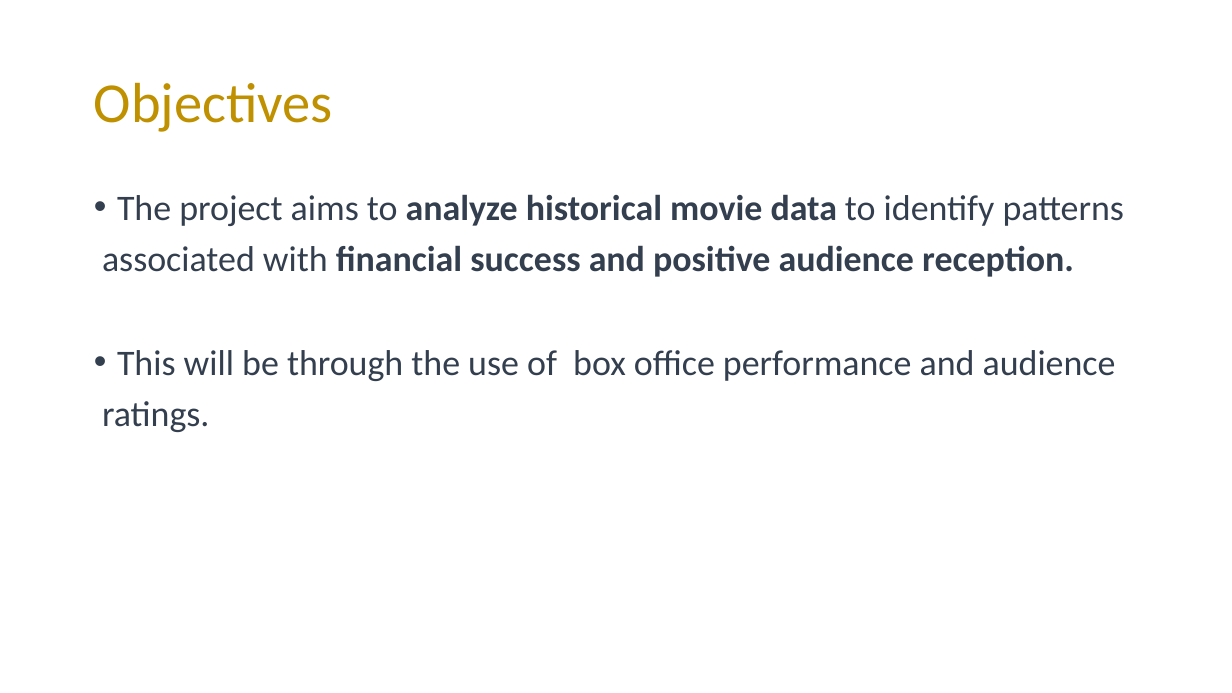
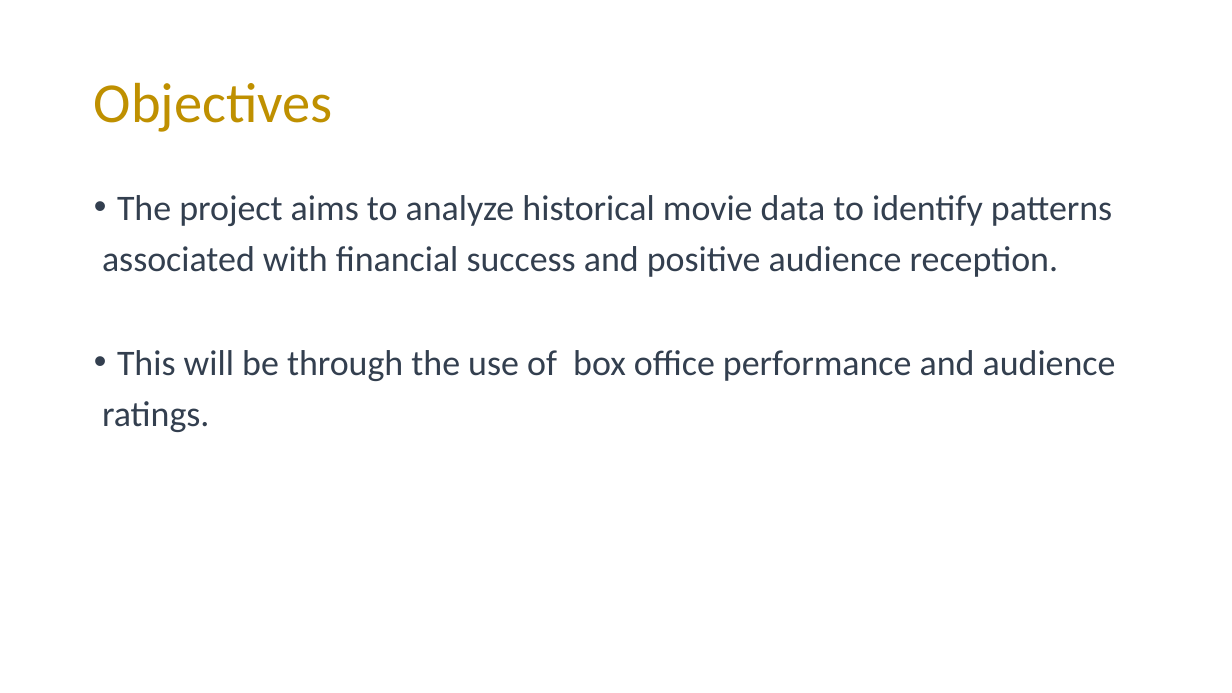
Before and after one commit to mading225/GROUP-6-PROJECT-, a slide deck: slide 5 of project.pptx. Drawn at 1232x693 pixels with LibreOffice and Linux fonts; fonts in the diff are those of the drawing. Boxes give left, top, right and bottom in pixels: in the first picture for what was removed or moved away, otherwise in the second. Text is boxed around its words. In the diff, an @@ line names an element or a change of style, - is before the commit and + after.

Commit message:
Add data analysis

```diff
--- a/project.pptx
+++ b/project.pptx
@@ text at <box>102,195,1112,277</box>: bold off in "analyze historical movie data", "financial success and positive audience reception." @@
```
Also in this commit, not shown: 1 other slide changed, 5 slides added.
